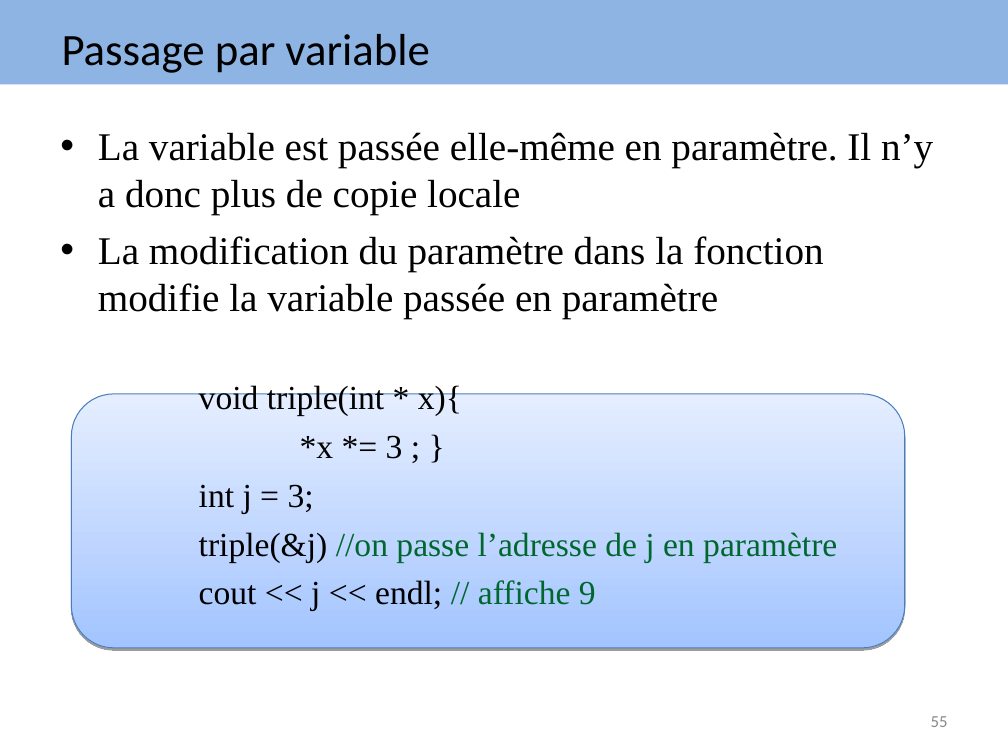
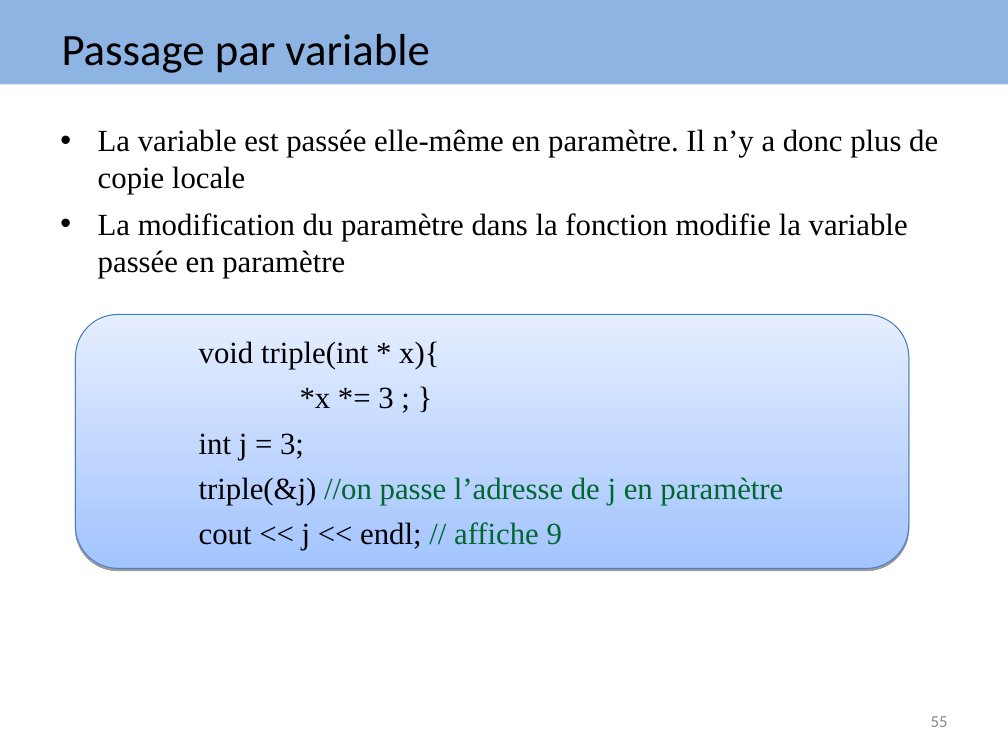
Before and after one commit to arnaudbirk/Formation-CPlusPlus, a slide deck: slide 55 of cours/Formation EVAFI C++.ppt. Drawn at 1008x756 pixels with LibreOffice and Linux fonts; fonts in the diff are those of the drawing. Boxes give left, top, right and bottom in pixels: in the first picture for what was removed or moved away, otherwise in the second. Text is boxed around its words. In the diff, an @@ line names an element or a change of style, - is before the commit and + after.

```diff
--- a/cours/Formation EVAFI C++.ppt
+++ b/cours/Formation EVAFI C++.ppt
@@ text "La variable est passée elle-même ..." at (98, 129, 938, 550): size 28 to 22 pt in "La variable est passée elle-même en paramètre. ...", "La modification du paramètre dans la fonction ..."; size 24 to 22 pt in "void triple(int * x){", "*x *= 3 ; }", "int j = 3;", "triple(&j) //on passe l’adresse de j en ..." and 1 more places @@
@@ rounded rectangle: place and size @@
-rounded rectangle at (72, 394, 905, 648)
+rounded rectangle at (76, 314, 909, 569)
```
Also in this commit, not shown: 103 other slides changed, 2 slides added, 1 slide removed, 4 other files.
